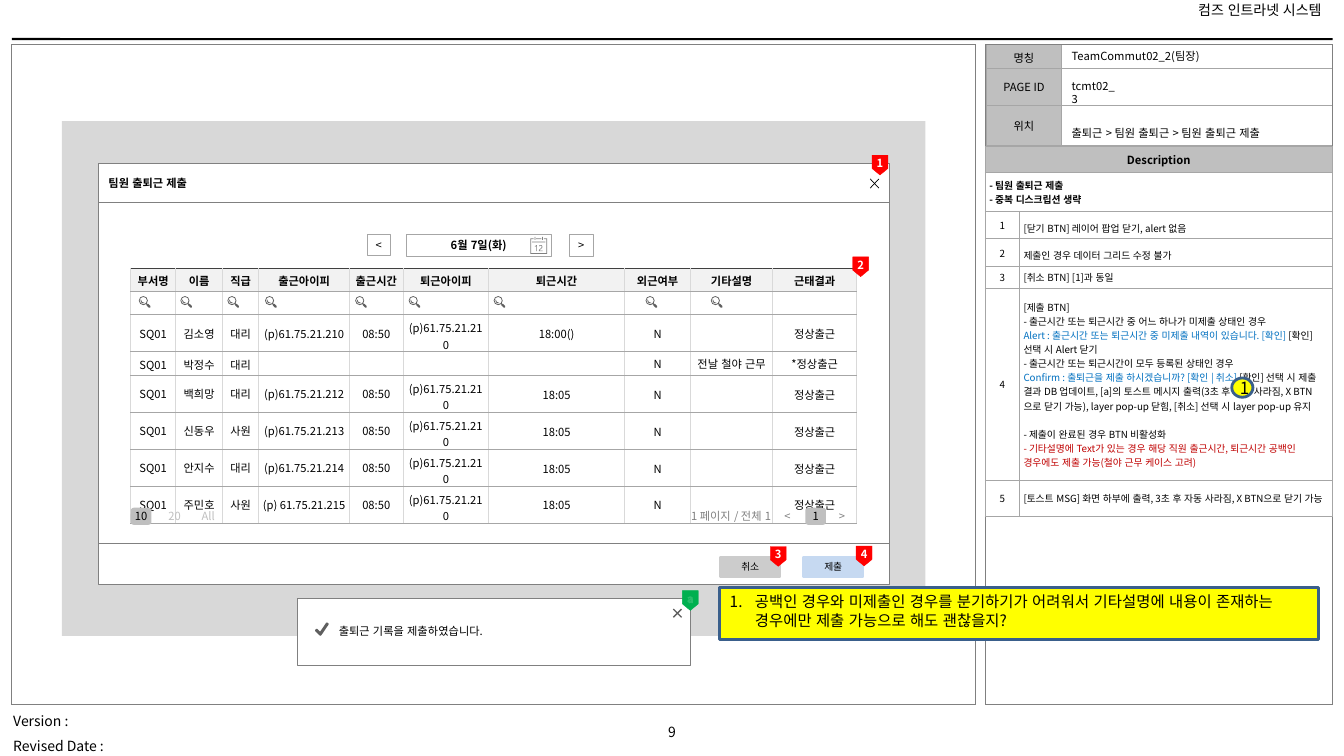
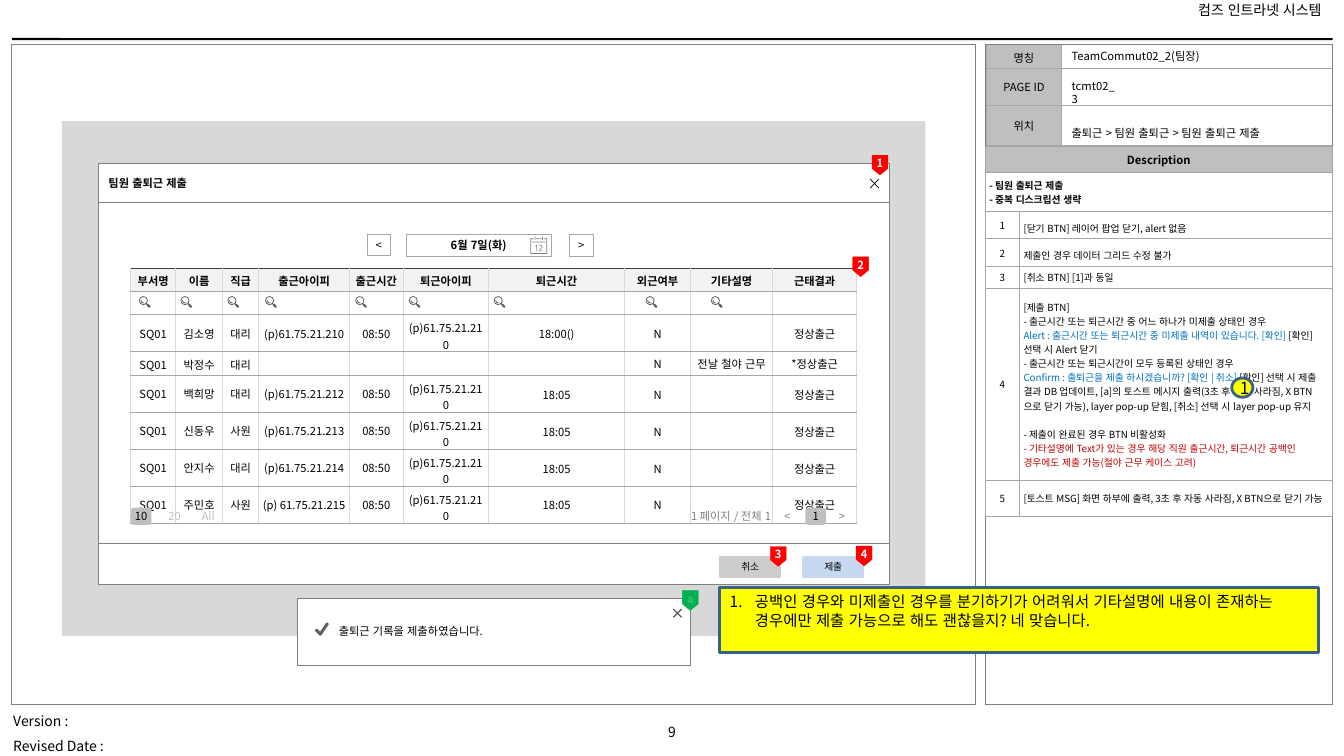
Before and after one commit to yamdeng/coms_groupware, a slide deck: slide 9 of docs/컴즈_인트라넷 시스템_화면 설계서_V0.80_안용성질의사항_1004.pptx. Drawn at 1344x756 pixels with LibreOffice and Linux fonts; fonts in the diff are those of the drawing; background and template pictures are left out. Boxes give left, top, right and bottom in pixels: in the first picture for what was removed or moved away, otherwise in the second. Text is boxed around its words. In the diff, an @@ line names an element or a change of style, - is before the commit and + after.

```diff
--- a/docs/컴즈_인트라넷 시스템_화면 설계서_V0.80_안용성질의사항_1004.pptx
+++ b/docs/컴즈_인트라넷 시스템_화면 설계서_V0.80_안용성질의사항_1004.pptx
@@ rectangle "공백인 경우와 미제출인 경우를 분기하기가 ...": place and size @@
-rectangle "공백인 경우와 미제출인 경우를 분기하기가 ..." at (720,588,1319,640)
+rectangle "공백인 경우와 미제출인 경우를 분기하기가 ..." at (720,588,1319,653)
@@ text in rectangle at (755,594,1273,628): text changed @@
-1. 공백인 경우와 미제출인 경우를 분기하기가 어려워서 기타설명에 내용이 존재하는 경우에만 제출 가능으로 해도 괜찮을지?
+1. 공백인 경우와 미제출인 경우를 분기하기가 어려워서 기타설명에 내용이 존재하는 경우에만 제출 가능으로 해도 괜찮을지? 네 맞습니다.
```
Also in this commit, not shown: 17 other slides changed, 20 other files.
